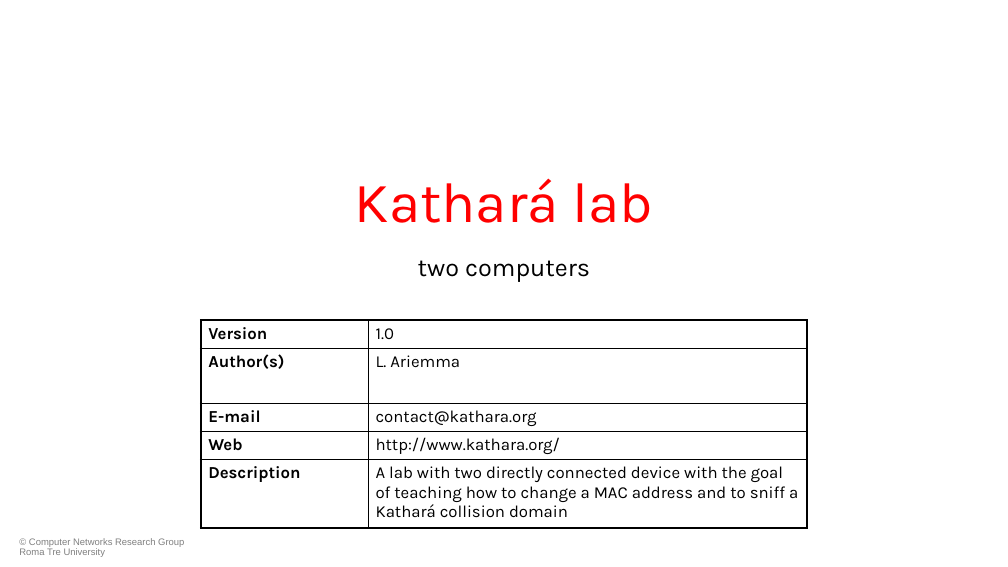
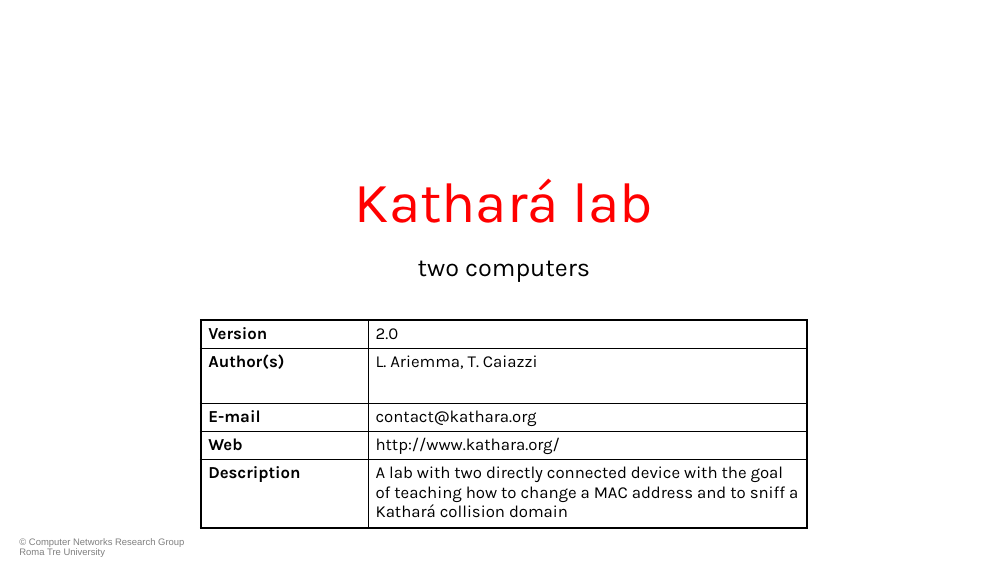
Before and after one commit to KatharaFramework/Kathara-Labs, a slide deck: slide 1 of main-labs/basic-topics/two-computers/0105-kathara-lab_two-computers.pptx. Drawn at 1008x567 pixels with LibreOffice and Linux fonts; fonts in the diff are those of the drawing; background and template pictures are left out. Boxes give left, top, right and bottom in pixels: in the first picture for what was removed or moved away, otherwise in the second. Text is boxed around its words. In the diff, an @@ line names an element or a change of style, - is before the commit and + after.

```diff
--- a/main-labs/basic-topics/two-computers/0105-kathara-lab_two-computers.pptx
+++ b/main-labs/basic-topics/two-computers/0105-kathara-lab_two-computers.pptx
@@ table at <box>201,321,808,528</box> @@
-row 1, column 2: 1.0
+row 1, column 2: 2.0
-row 2, column 2: L. Ariemma
+row 2, column 2: L. Ariemma, T. Caiazzi
```
Also in this commit, not shown: 14 other files.
